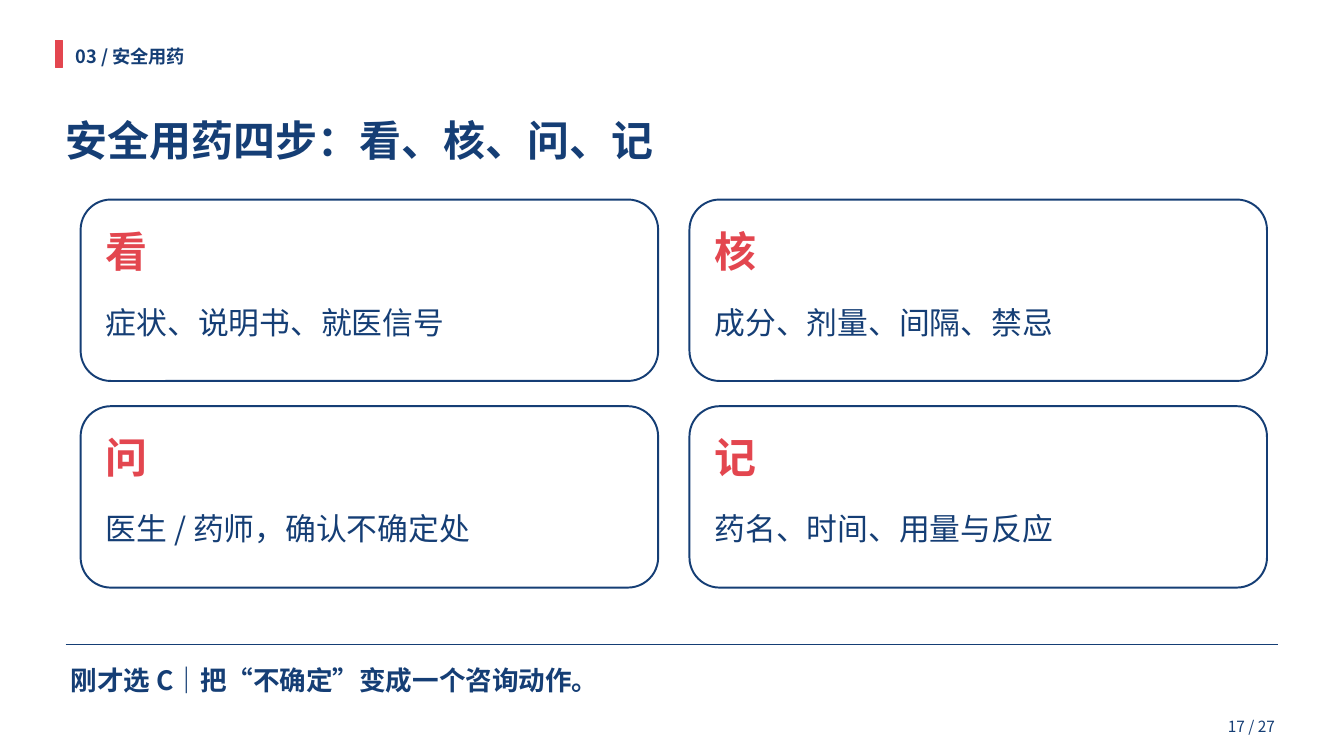
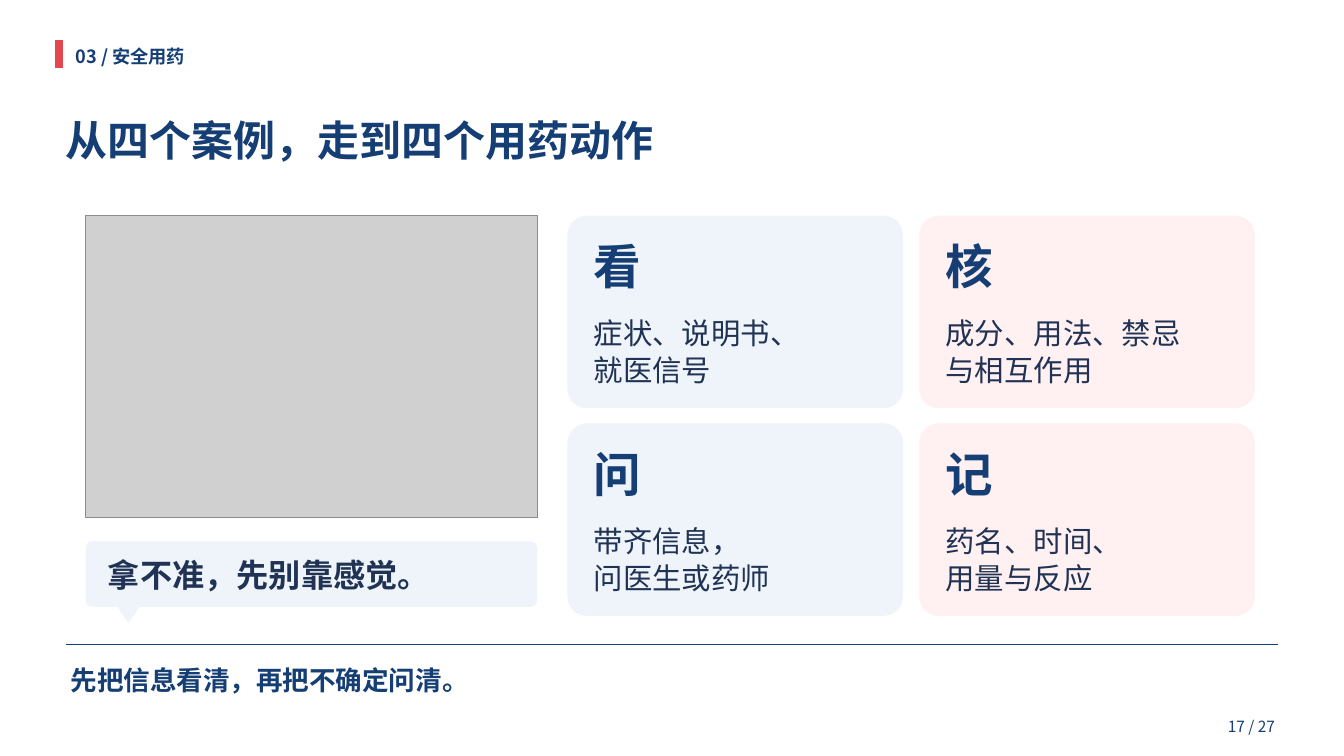
Before and after one commit to HOU-snowyfly/PPTbuilder, a slide deck: slide 17 of 交付文件/合理用药_双人35分钟.pptx. Drawn at 1344x756 pixels with LibreOffice and Linux fonts; fonts in the diff are those of the drawing; grey boxes stand for pictures. Boxes give left, top, right and bottom in pixels: in the first picture for what was removed or moved away, otherwise in the second. Text is boxed around its words. In the diff, an @@ line names an element or a change of style, - is before the commit and + after.

```diff
--- a/交付文件/合理用药_双人35分钟.pptx
+++ b/交付文件/合理用药_双人35分钟.pptx
@@ text at <box>66,120,654,162</box>: text changed @@
-安全用药四步：看、核、问、记
+从四个案例，走到四个用药动作
@@ rounded rectangle removed at <box>81,200,658,381</box> @@
@@ rounded rectangle removed at <box>690,200,1267,381</box> @@
@@ picture added at <box>86,216,537,517</box> @@
@@ rounded rectangle added at <box>568,216,903,408</box>, fill #EEF4FA @@
@@ text "看": place and size @@
-text "看" at <box>106,231,148,271</box>
+text "看" at <box>594,244,642,289</box>
@@ rounded rectangle added at <box>920,216,1255,408</box>, fill #FFF0F1 @@
@@ text "核": place and size @@
-text "核" at <box>715,231,757,271</box>
+text "核" at <box>945,243,993,289</box>
@@ text at <box>594,319,800,384</box>: text changed; size 22 to 21 pt; text colour #153E75 to #203354 @@
-症状、说明书、就医信号
+症状、说明书、
+就医信号
@@ text at <box>945,319,1180,384</box>: text changed; size 22 to 21 pt; text colour #153E75 to #203354 @@
-成分、剂量、间隔、禁忌
+成分、用法、禁忌
+与相互作用
@@ rounded rectangle removed at <box>81,406,658,588</box> @@
@@ rounded rectangle removed at <box>690,406,1267,588</box> @@
@@ rounded rectangle added at <box>568,423,903,616</box>, fill #EEF4FA @@
@@ size 30 to 34 pt, text colour #E3464F to #153E75; line spacing 1.08 to 1.05; less space between paragraphs in 4 elements at <box>945,243,993,289</box>, <box>945,452,993,496</box>, <box>594,244,642,289</box>, <box>594,452,642,496</box> @@
@@ text "问": place and size @@
-text "问" at <box>106,438,148,477</box>
+text "问" at <box>594,452,642,496</box>
@@ rounded rectangle added at <box>920,423,1255,616</box>, fill #FFF0F1 @@
@@ text "记": place and size @@
-text "记" at <box>715,438,757,476</box>
+text "记" at <box>945,452,993,496</box>
@@ text removed at <box>106,514,470,543</box> @@
-医生 / 药师，确认不确定处
@@ text added at <box>594,527,770,592</box>, 21 pt, text #203354 @@
+带齐信息，
+问医生或药师
@@ text at <box>945,527,1121,592</box>: text changed; size 22 to 21 pt; text colour #153E75 to #203354 @@
-药名、时间、用量与反应
+药名、时间、
+用量与反应
@@ rounded rectangle added at <box>86,541,537,607</box>, fill #EEF4FA @@
@@ text added at <box>108,559,430,592</box>, 23 pt, text #203354, bold @@
+拿不准，先别靠感觉。
@@ triangle added at <box>116,605,141,623</box>, fill #EEF4FA @@
@@ text at <box>71,667,469,694</box>: text changed @@
-刚才选 C｜把“不确定”变成一个咨询动作。
+先把信息看清，再把不确定问清。
```
Also in this commit, not shown: 12 other slides changed, 3 slides added, 4 slides removed, 1 other file.
